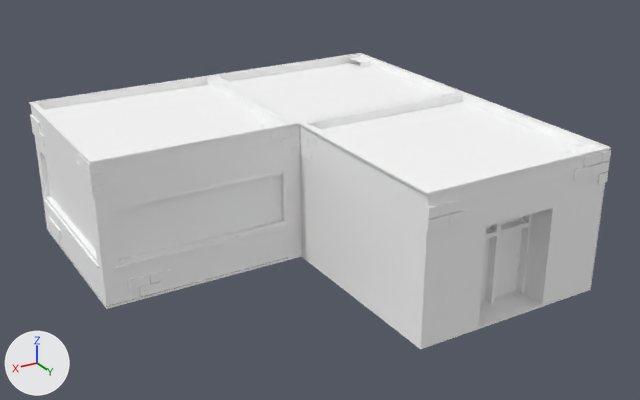
Two versions of the FBX model Assets/Art/Static Meshes/City/Buildings/Unique/SM_PublicBathroom_01.fbx, one commit apart.
Both versions are drawn from a 50 mm lens placed at (25.62, -1.99, 12.89), pointed at (12.61, -23.68, 2.04). Lighting does not change. The marker at lower left points along +X, +Y and +Z. The older version comes first. Where no turn or scale is listed for an object, it has been applied to the vertices.

Objects in the first picture: 'SM_PublicBathroom_01'.
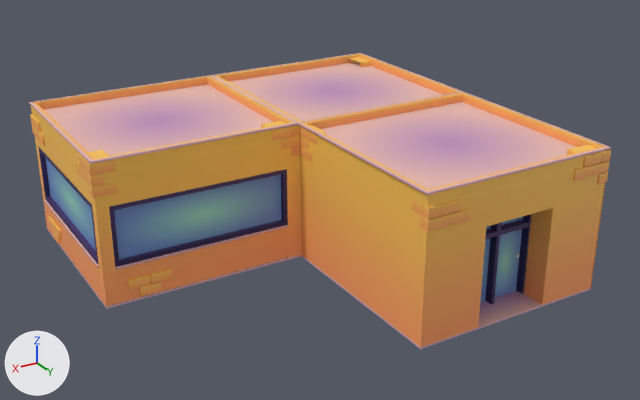
Where the newer file only moved an object's origin or applied its transform, the numbers keep the older frame.

The change in detail:
Picture 'T_Atlas_Buildings_BC.png' (img_t_atlas_buildings_bc_png) is new.
Material 'Material #36.076' (mat_material__36_076) is new.
Its texture is img_t_atlas_buildings_bc_png.
Its roughness is 0.553.
me_mesh_001 has 813 vertices, 531 faces and spans x -5.41..7.4, y -5.74..6.92, z 0.0..4.51.
me_mesh_001 no longer uses material mat_material__26 (white #ffffff).
me_mesh_001 gains material mat_material__36_076 (picture img_t_atlas_buildings_bc_png).

What differs and where, as boxes [x1, y1, x2, y2] in the pictures (640 x 400 px):
'SM_PublicBathroom_01', recoloured (white to orange)
    both: [29, 53, 611, 349]
